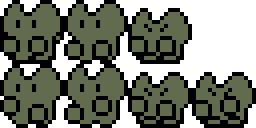
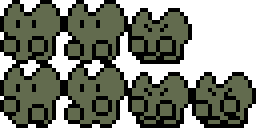
Revision of a layered 256px x 128px image; what changed, layer by layer:
hid group "朝左" (6 layers) over left=0, top=32, right=64, bottom=64
